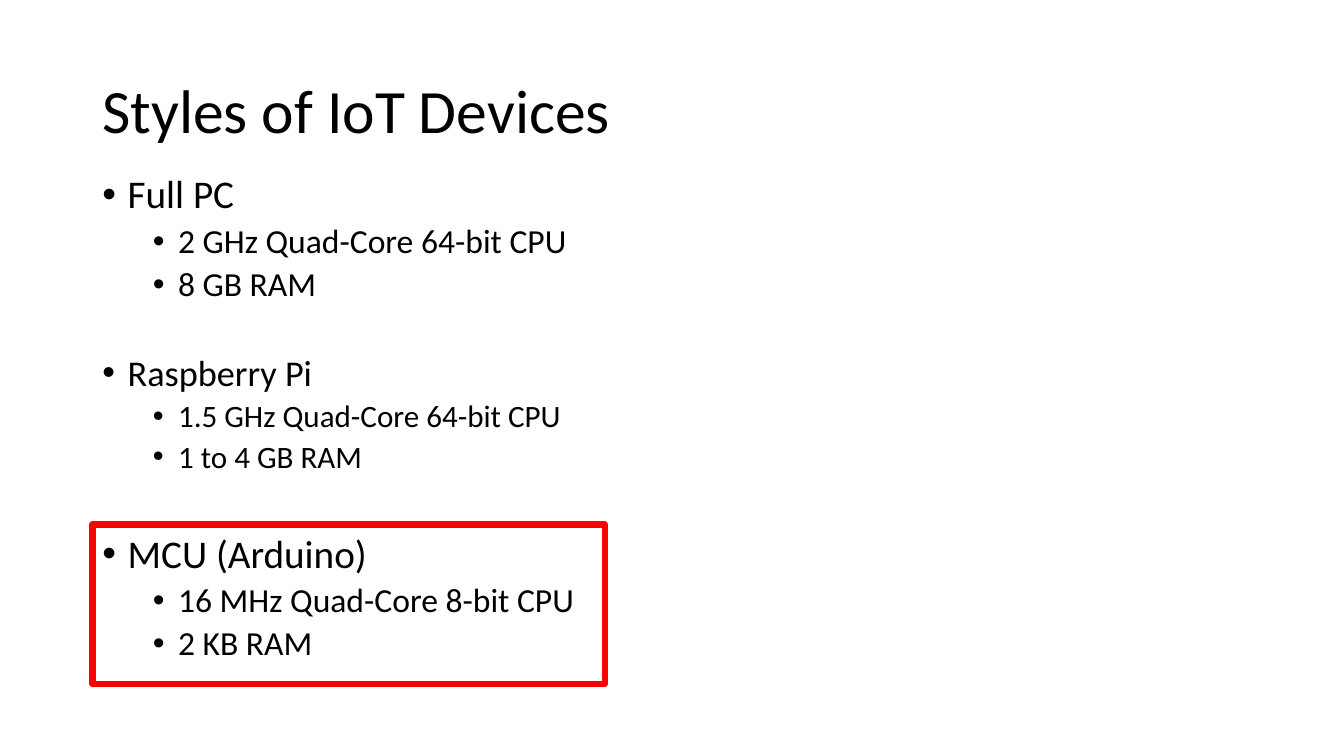
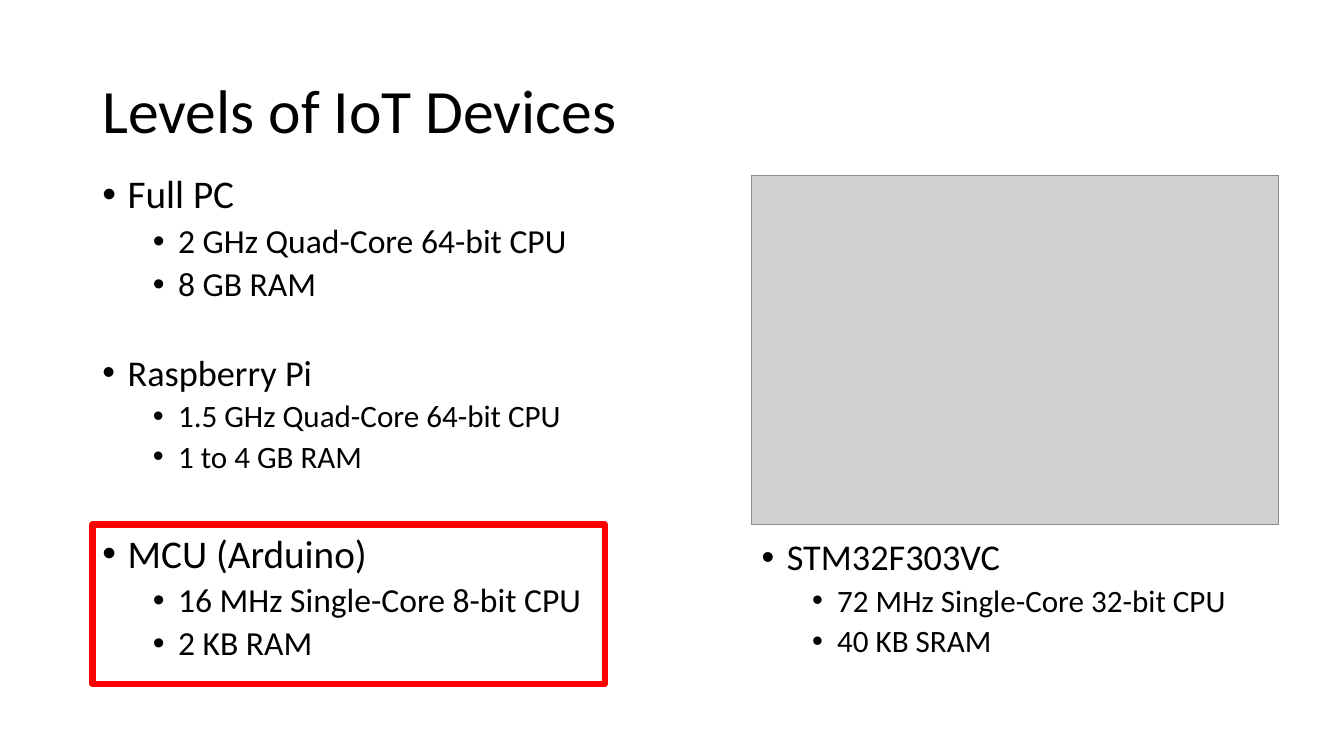
Before and after one commit to ProgrammerAL/Presentations-2019, a slide deck: slide 2 of 09-04 - Making the Case for Rust/Making the Case for Rust.pptx. Drawn at 1344x756 pixels with LibreOffice and Linux fonts; fonts in the diff are those of the drawing; grey boxes stand for pictures. Boxes give left, top, right and bottom in pixels: in the first picture for what was removed or moved away, otherwise in the second. Text is boxed around its words. In the diff, an @@ line names an element or a change of style, - is before the commit and + after.

```diff
--- a/09-04 - Making the Case for Rust/Making the Case for Rust.pptx
+++ b/09-04 - Making the Case for Rust/Making the Case for Rust.pptx
@@ title at (102, 90, 617, 134): text changed @@
-Styles of IoT Devices
+Levels of IoT Devices
@@ picture added at (752, 175, 1279, 524) @@
@@ text added at (787, 546, 1226, 653), 22.2 pt, text #000000 @@
+• STM32F303VC
+  • 72 MHz Single-Core 32-bit CPU
+  • 40 KB SRAM
@@ text at (178, 588, 581, 618): text changed @@
-  • 16 MHz Quad-Core 8-bit CPU
+  • 16 MHz Single-Core 8-bit CPU
```
Also in this commit, not shown: 2 other slides changed, 10 slides added.
